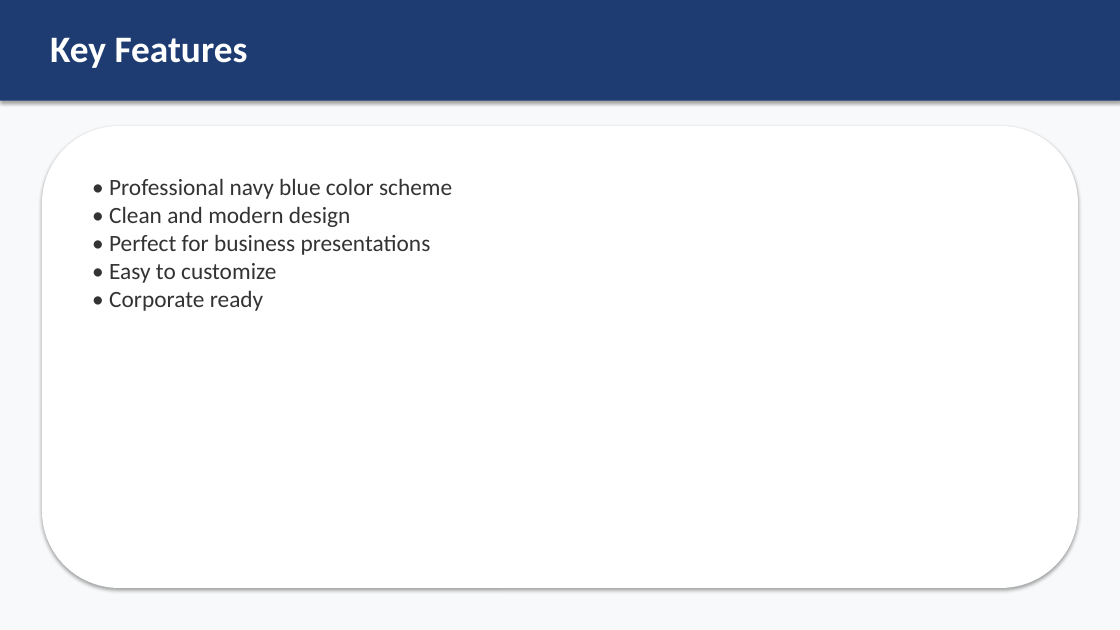
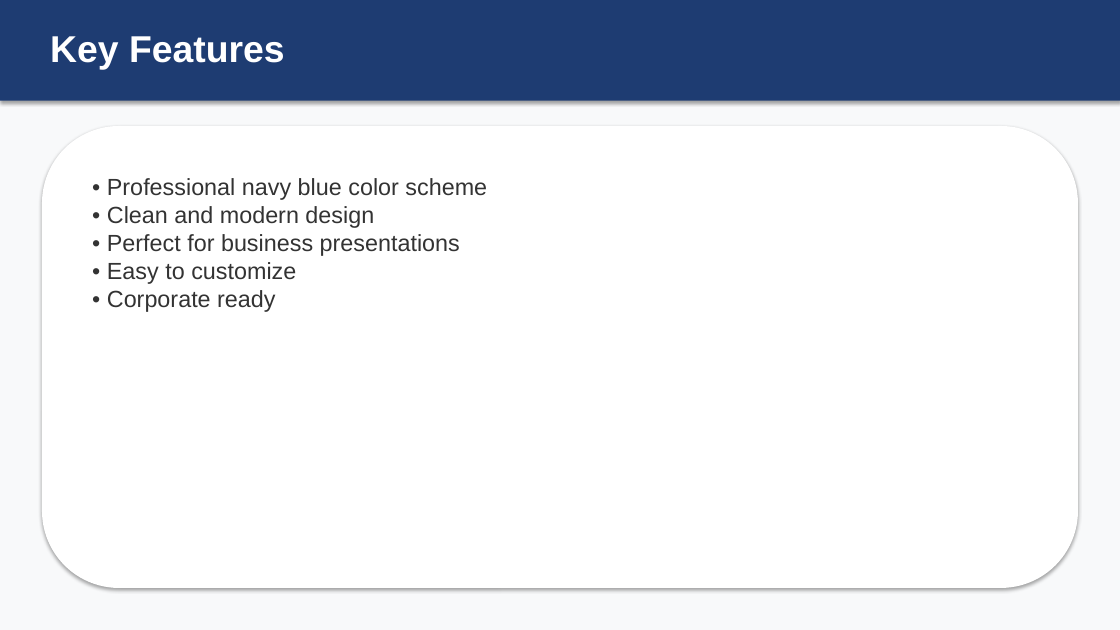
Before and after one commit to shibinsp/pptxfactory, a slide deck: slide 2 of backend/templates/53418626-4d46-4c5a-80f3-ad2e37229c41.pptx. Drawn at 1120x630 pixels with LibreOffice and Linux fonts; fonts in the diff are those of the drawing. Boxes give left, top, right and bottom in pixels: in the first picture for what was removed or moved away, otherwise in the second. Text is boxed around its words. In the diff, an @@ line names an element or a change of style, - is before the commit and + after.

```diff
--- a/backend/templates/53418626-4d46-4c5a-80f3-ad2e37229c41.pptx
+++ b/backend/templates/53418626-4d46-4c5a-80f3-ad2e37229c41.pptx
@@ text "Key Features" at box(50, 36, 285, 70): font Calibri to Arial @@
@@ text "• Professional navy blue color ..." at box(107, 178, 487, 312): font Calibri to Arial @@
```
Also in this commit, not shown: 1 other slide changed, 20 other files.
